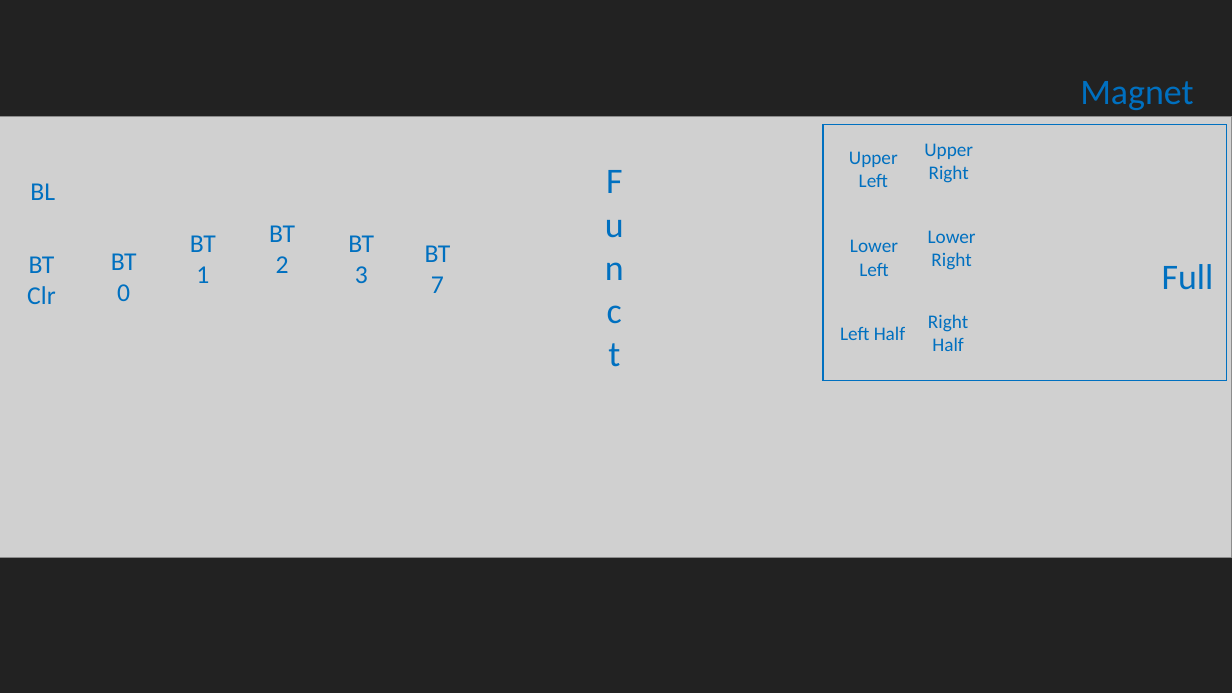
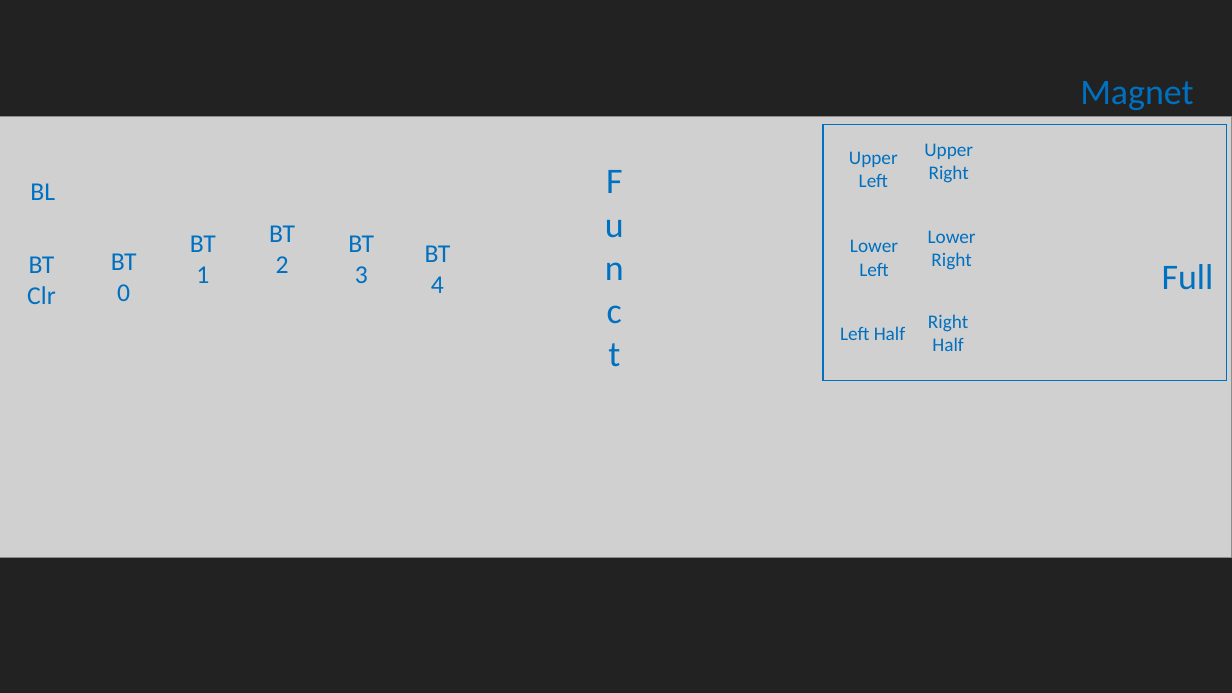
Before and after one commit to KarasVladyslav/ZMK_branch, a slide deck: slide 4 of crkbd layout.pptx. Drawn at 1232x693 pixels with LibreOffice and Linux fonts; fonts in the diff are those of the drawing; grey boxes stand for pictures. Boxes give left, top, right and bottom in pixels: in the first picture for what was removed or moved away, otherwise in the second. Text is boxed around its words. In the diff, an @@ line names an element or a change of style, - is before the commit and + after.

```diff
--- a/crkbd layout.pptx
+++ b/crkbd layout.pptx
@@ text at <box>431,276,444,293</box>: text changed @@
-7
+4
```
Also in this commit, not shown: 1 other file.
